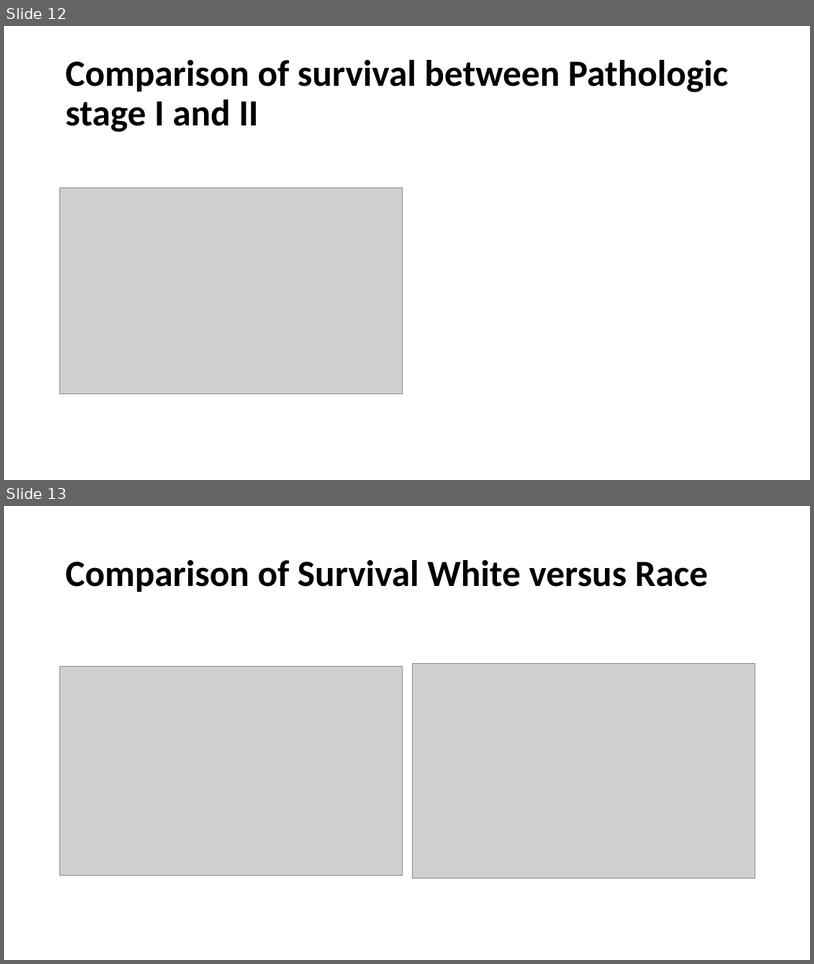
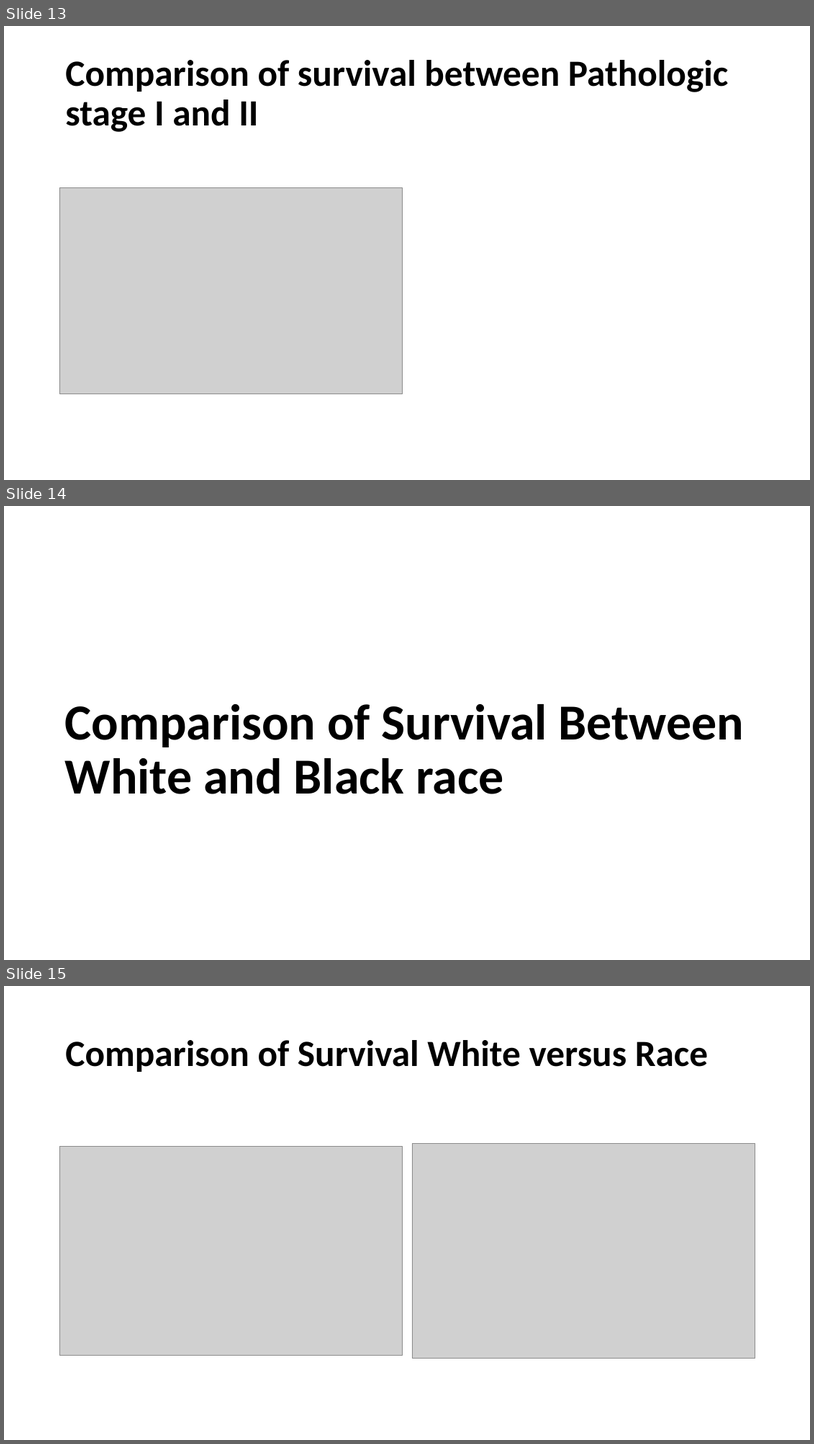
Before and after one commit to rwandarwacu1/Msc_thesis_survival, a slide deck: SURVIVAL RATIO PLOTS_For survey.pptx. Shown one above the other, each under a label of ours: slides 12 and 13 before the commit, slides 13, 14 and 15 after it. The pictures are 814x964 and 814x1444 pixels, drawn with LibreOffice and Linux fonts; fonts in the diff are those of the drawing; grey boxes stand for pictures. Boxes give left, top, right and bottom in pixels: in the first picture for what was removed or moved away, otherwise in the second. Text is boxed around its words. In the diff, an @@ line names an element or a change of style, - is before the commit and + after.

Commit message:
Update SURVIVAL RATIO PLOTS_For survey.pptx
slides layout

```diff
--- a/SURVIVAL RATIO PLOTS_For survey.pptx
+++ b/SURVIVAL RATIO PLOTS_For survey.pptx
@@ slide 14 added at [4, 506, 810, 960], background #FFFFFF @@
@@ title added at [65, 704, 745, 794], 60 pt, text #000000, bold @@
+Comparison of Survival Between White and Black race
@@ what was slide 12 is now slide 13 @@
@@ what was slide 13 is now slide 15 @@
```
Also in this commit, not shown: 3 slides changed, 4 other slides added, 1 slide removed.
